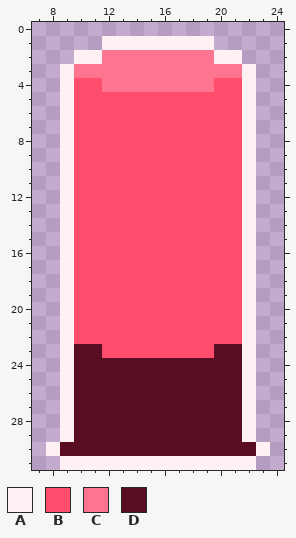
Pixel-art file -- aseprite/buckshot_ui.aseprite. The first picture shows the starting point.
32x32 pixels, 1 frame. Shown: x 7..24, y 0..31.
Palette (. is transparent): A #fff0f3  B #ff4d6d  C #ff758f  D #590d22
Once edited:
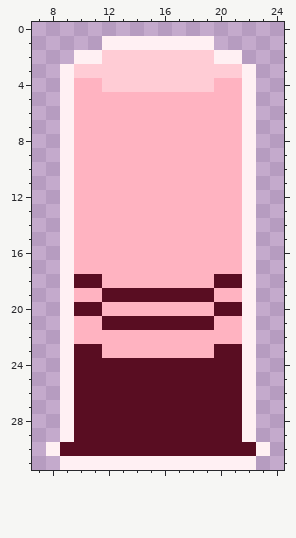
From old to new:
Colour B changes from #ff4d6d to #ffb3c1.
Colour C changes from #ff758f to #ffccd5.
Colour B gives way to colour D in row 18 at x 10 to 11 and 20 to 21; in row 19 at x 12 to 19; in row 20 at x 10 to 11 and 20 to 21; in row 21 at x 12 to 19.
